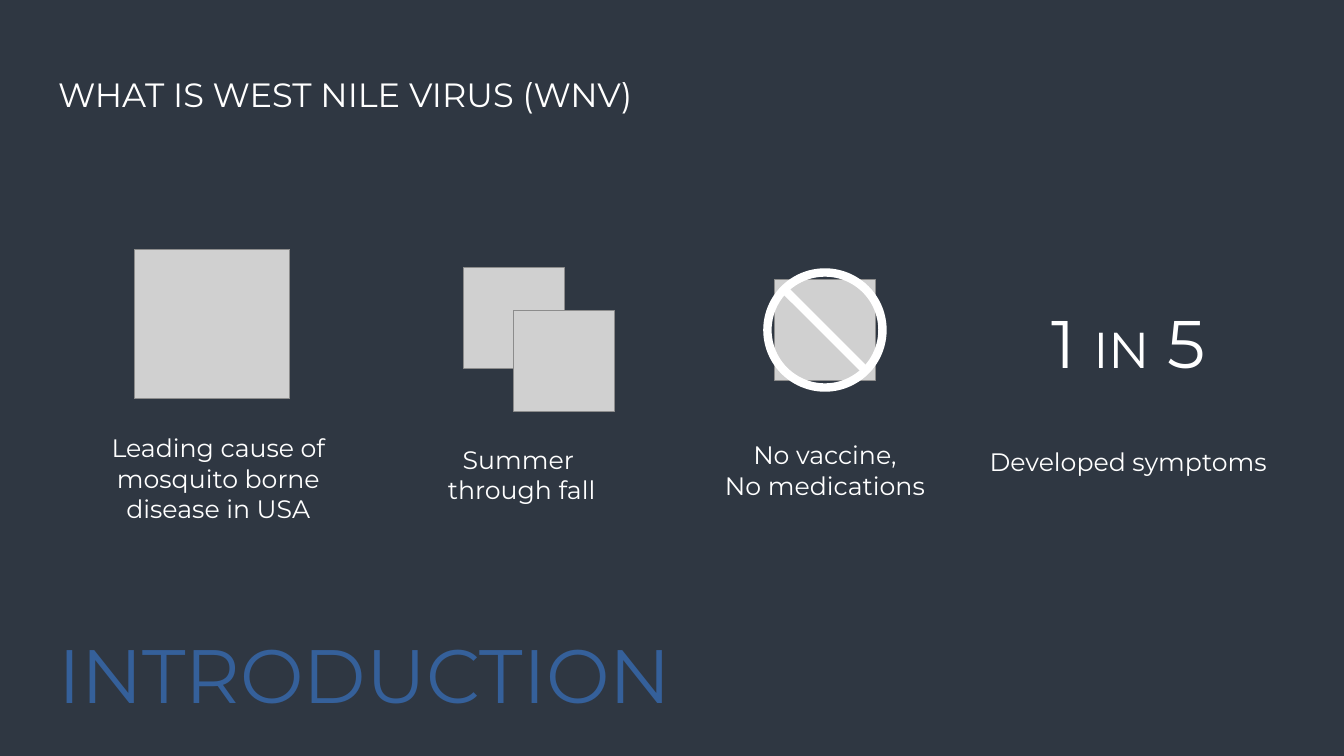
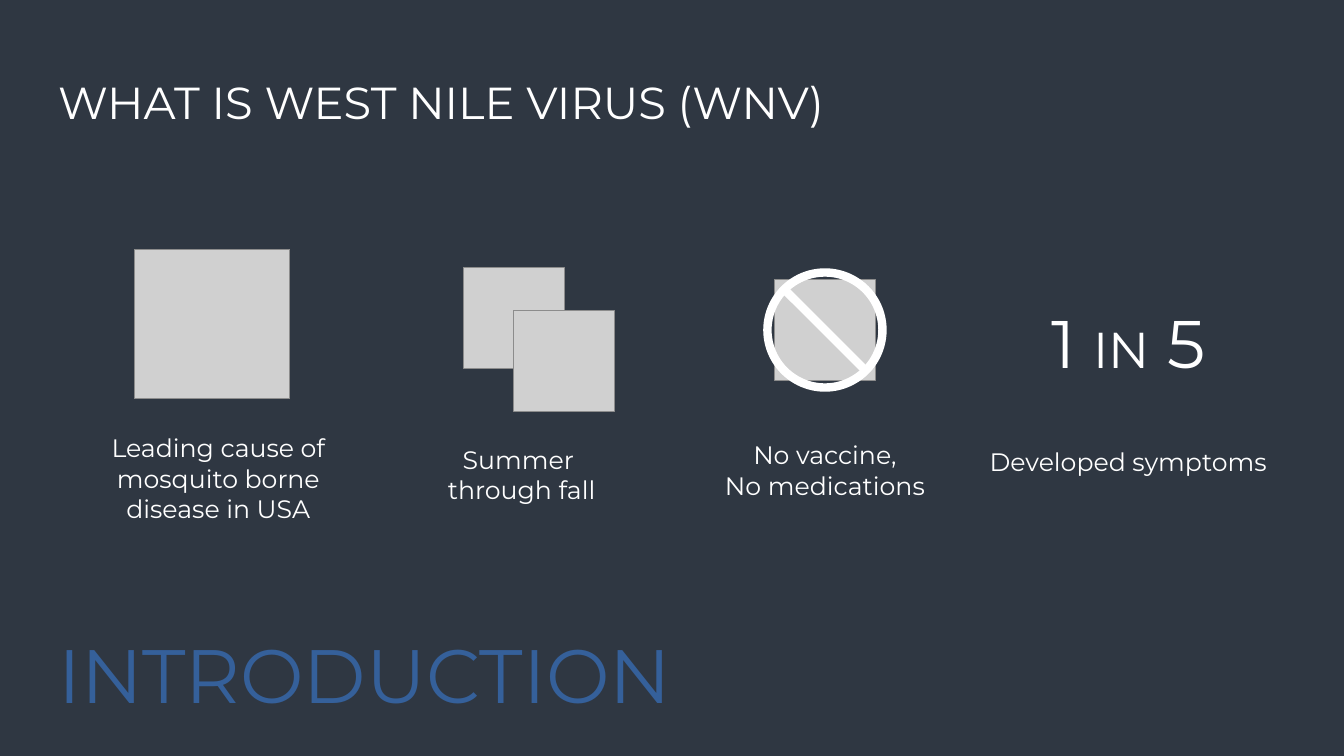
Before and after one commit to bluemelodybox/west-nile-virus-prediction, a slide deck: slide 2 of WNV Grp Presentation.pptx. Drawn at 1344x756 pixels with LibreOffice and Linux fonts; fonts in the diff are those of the drawing; grey boxes stand for pictures. Boxes give left, top, right and bottom in pixels: in the first picture for what was removed or moved away, otherwise in the second. Text is boxed around its words. In the diff, an @@ line names an element or a change of style, - is before the commit and + after.

```diff
--- a/WNV Grp Presentation.pptx
+++ b/WNV Grp Presentation.pptx
@@ text "WHAT IS WEST NILE VIRUS ..." at (58,85,824,128): size 24 to 32 pt @@
```
Also in this commit, not shown: 3 other slides changed, 12 slides added, 1 slide removed.
